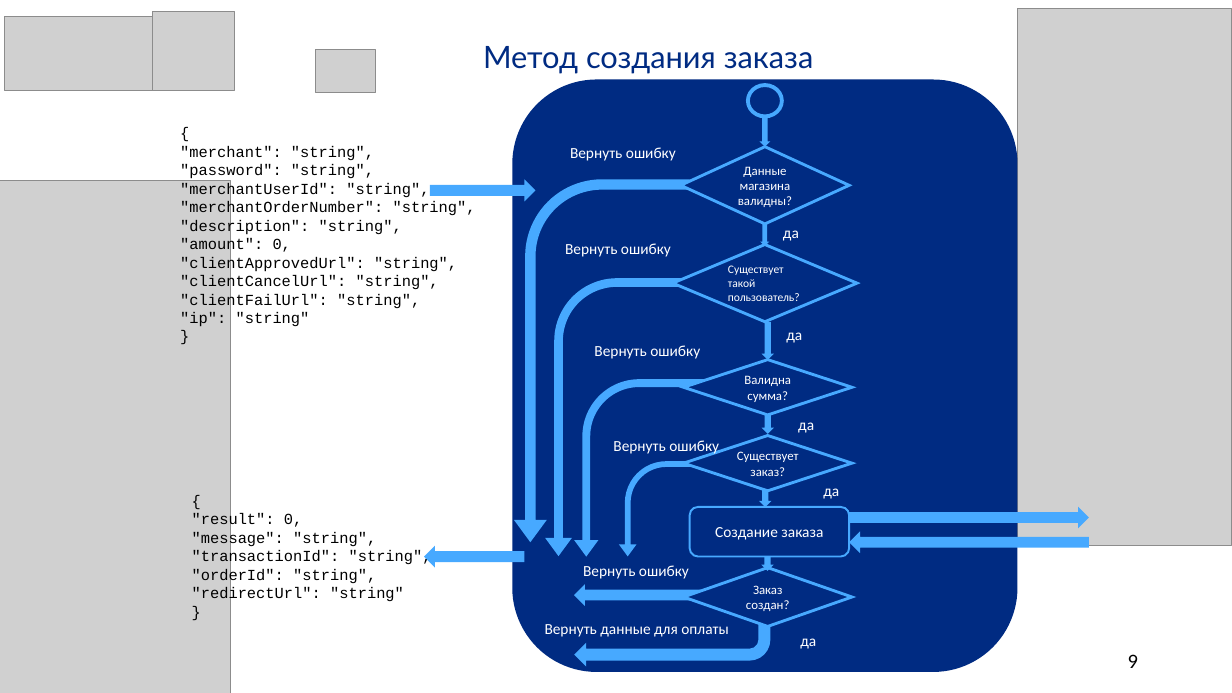
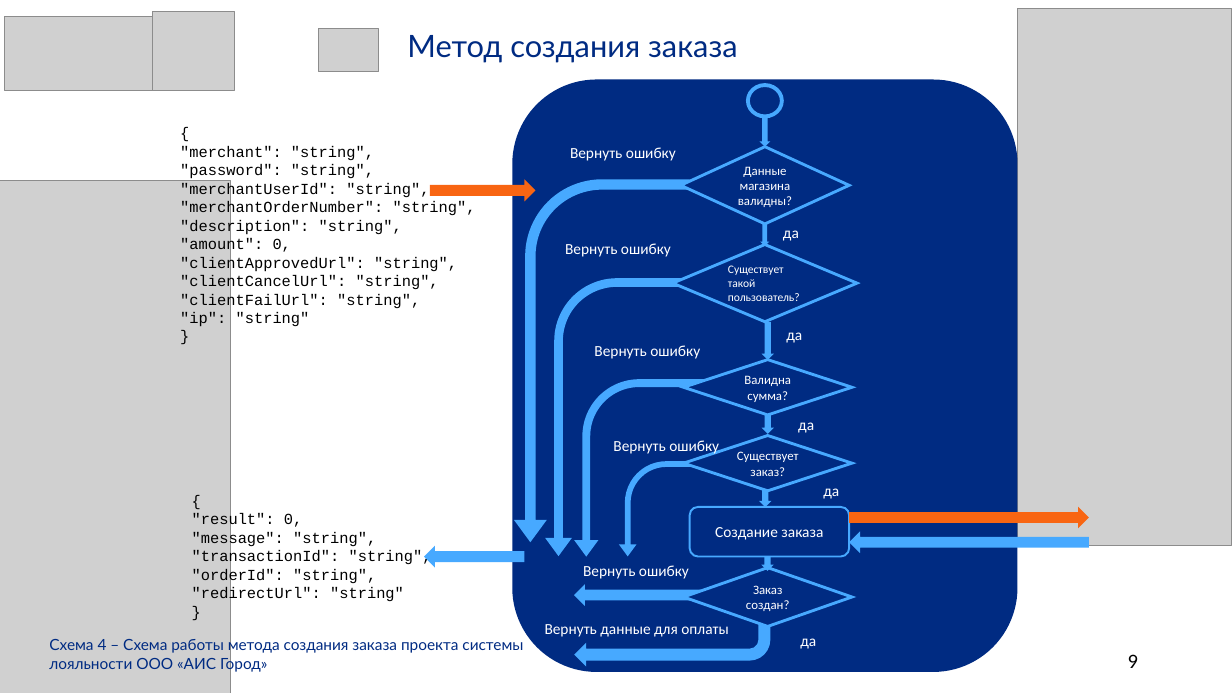
Before and after one commit to SalminaTatyana/DiplomNote, a slide deck: slide 9 of Иванова.pptx. Drawn at 1232x693 pixels with LibreOffice and Linux fonts; fonts in the diff are those of the drawing; grey boxes stand for pictures. Boxes give left, top, right and bottom in pixels: in the first picture for what was removed or moved away, otherwise in the second. Text is boxed around its words. In the diff, an @@ line names an element or a change of style, - is before the commit and + after.

```diff
--- a/Иванова.pptx
+++ b/Иванова.pptx
@@ text "Метод создания заказа": place and size @@
-text "Метод создания заказа" at [483,46,814,74]
+text "Метод создания заказа" at [407,35,738,63]
@@ picture: place and size @@
-picture at [315,50,375,92]
+picture at [319,29,379,71]
@@ right arrow at [430,179,535,201]: fill #47A9FF to #F86512 @@
@@ right arrow at [849,506,1090,529]: fill #47A9FF to #F86512 @@
@@ text added at [49,637,523,672], 12 pt, text #002B82 @@
+Схема 4 – Схема работы метода создания заказа проекта системы лояльности ООО «АИС Город»
```
Also in this commit, not shown: 10 other slides changed.
